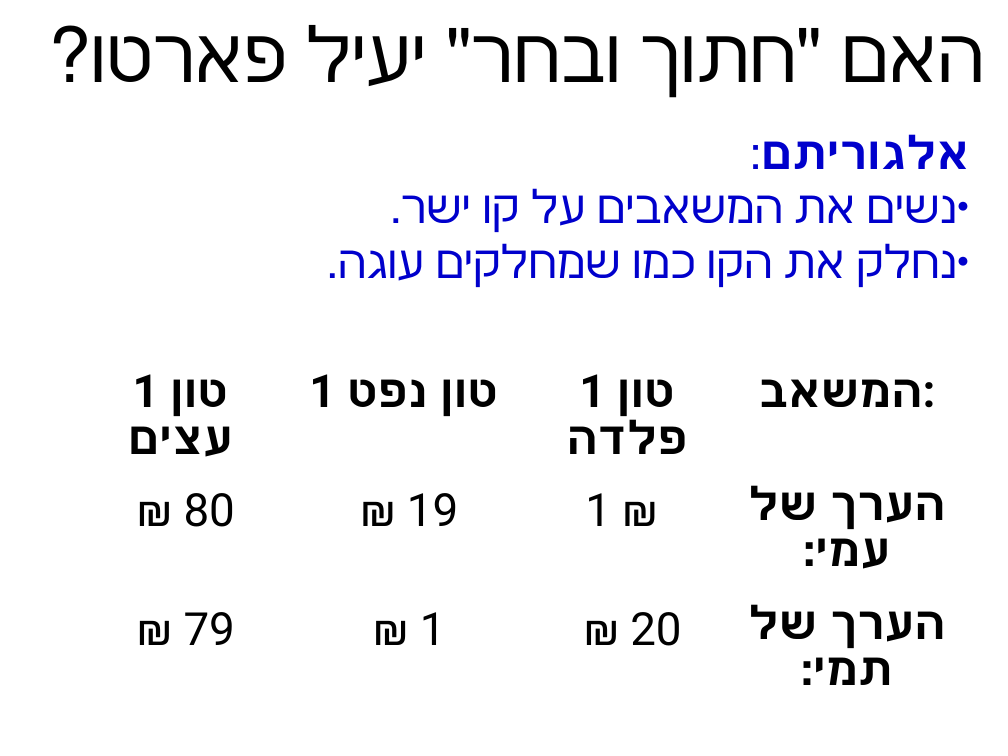
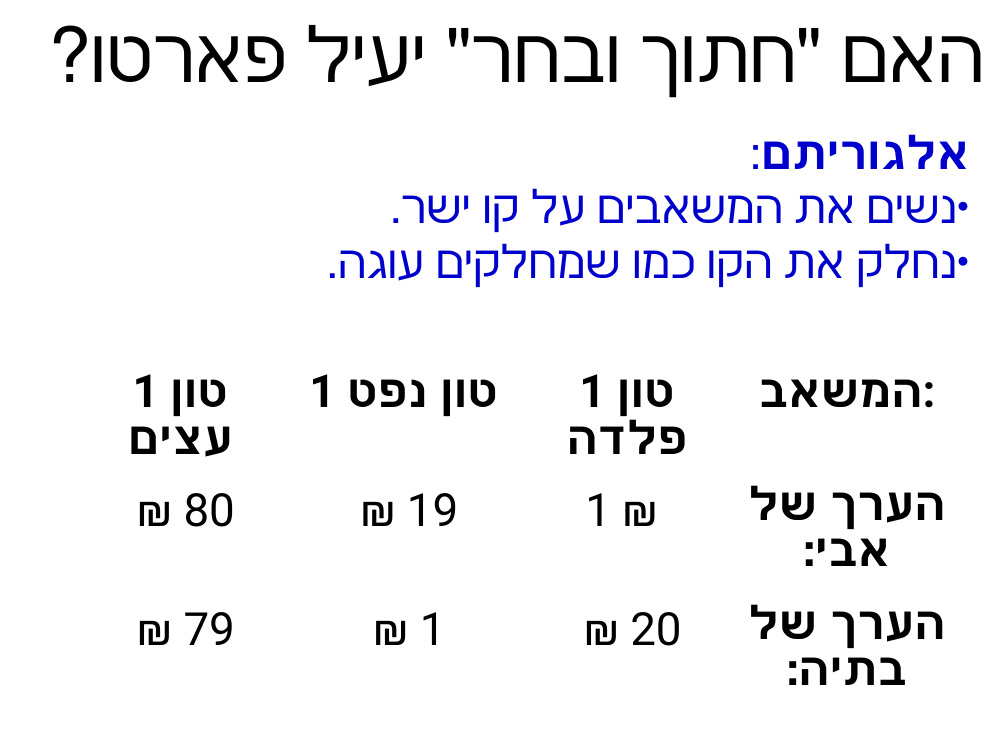
Before and after one commit to erelsgl-at-ariel/algorithms-5785, a slide deck: slide 9 of 02-pareto-efficiency/slides.pptx. Drawn at 1008x756 pixels with LibreOffice and Linux fonts; fonts in the diff are those of the drawing. Boxes give left, top, right and bottom in pixels: in the first picture for what was removed or moved away, otherwise in the second. Text is boxed around its words. In the diff, an @@ line names an element or a change of style, - is before the commit and + after.

```diff
--- a/02-pareto-efficiency/slides.pptx
+++ b/02-pareto-efficiency/slides.pptx
@@ table at box(69, 360, 955, 690) @@
-row 2, column 4: הערך של עמי:
+row 2, column 4: הערך של אבי:
-row 3, column 4: הערך של תמי:
+row 3, column 4: הערך של בתיה:
```
Also in this commit, not shown: 18 other slides changed.
